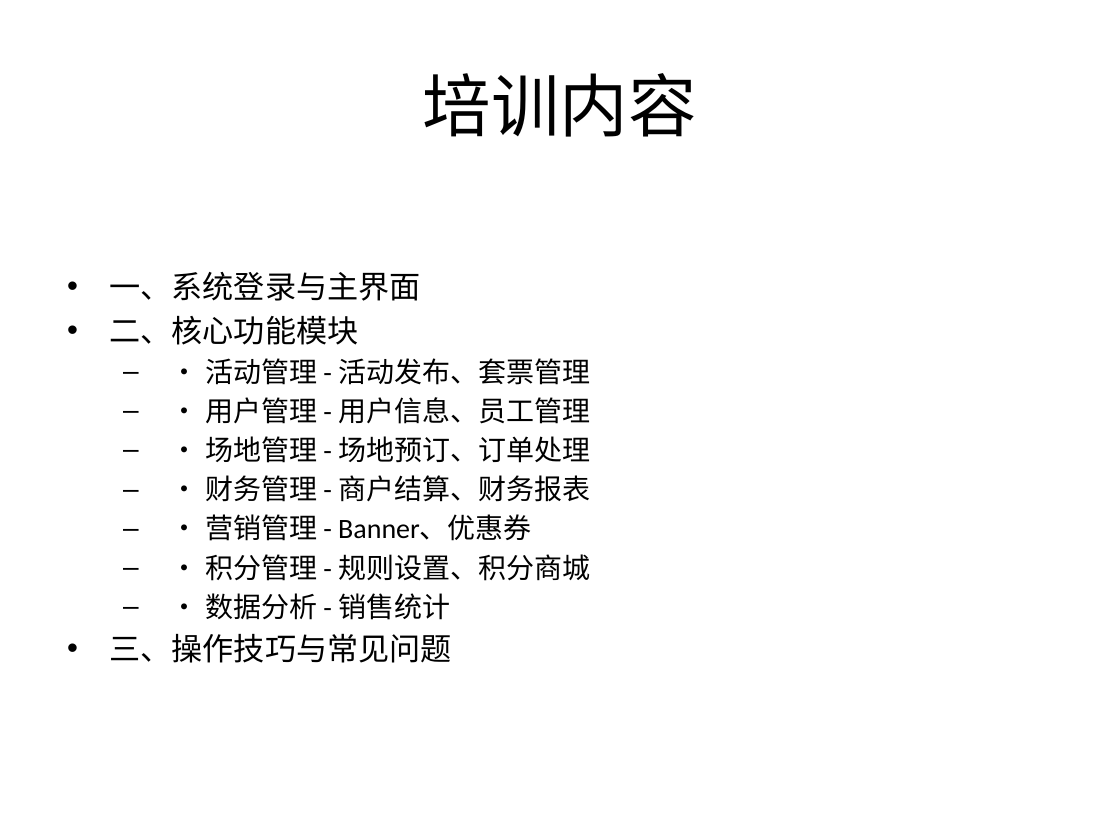
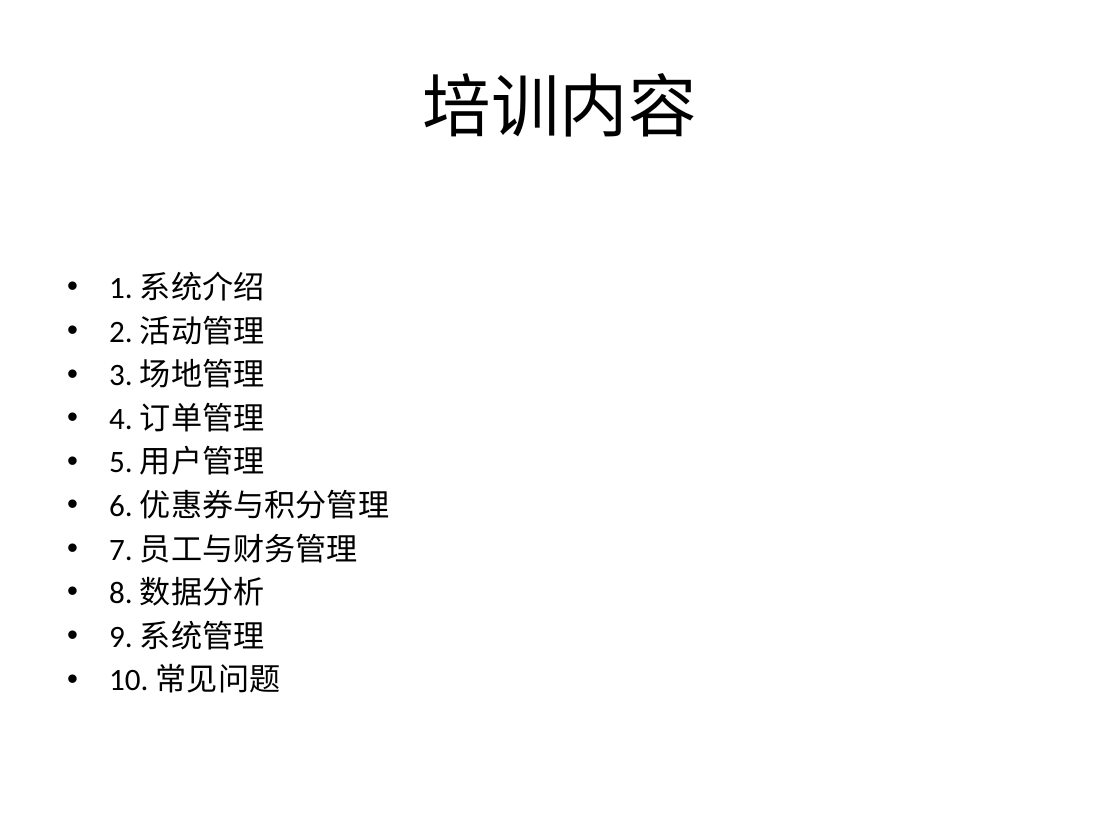
Before and after one commit to ctrlaomao/bjstarfish, a slide deck: slide 2 of 非雪季系统培训PPT.pptx. Drawn at 1120x840 pixels with LibreOffice and Linux fonts; fonts in the diff are those of the drawing. Boxes give left, top, right and bottom in pixels: in the first picture for what was removed or moved away, otherwise in the second. Text is boxed around its words. In the diff, an @@ line names an element or a change of style, - is before the commit and + after.

```diff
--- a/非雪季系统培训PPT.pptx
+++ b/非雪季系统培训PPT.pptx
@@ text at [109, 272, 389, 693]: text changed; size 18 to 20 pt @@
-• 一、系统登录与主界面
-• 二、核心功能模块
-  – • 活动管理 - 活动发布、套票管理
-  – • 用户管理 - 用户信息、员工管理
-  – • 场地管理 - 场地预订、订单处理
-  – • 财务管理 - 商户结算、财务报表
-  – • 营销管理 - Banner、优惠券
-  – • 积分管理 - 规则设置、积分商城
-  – • 数据分析 - 销售统计
-• 三、操作技巧与常见问题
+• 1. 系统介绍
+• 2. 活动管理
+• 3. 场地管理
+• 4. 订单管理
+• 5. 用户管理
+• 6. 优惠券与积分管理
+• 7. 员工与财务管理
+• 8. 数据分析
+• 9. 系统管理
+• 10. 常见问题
```
Also in this commit, not shown: 3 other slides changed, 9 slides added, 6 slides removed, 34 other files.
